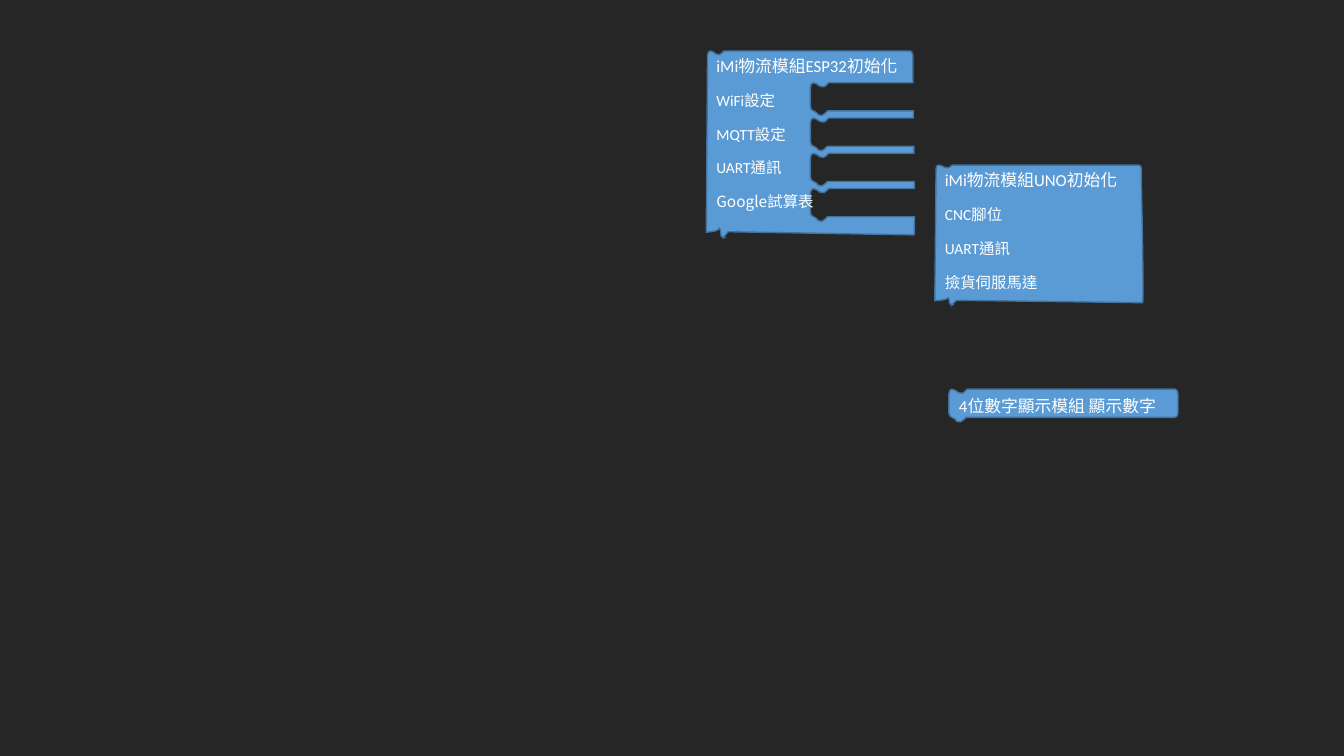
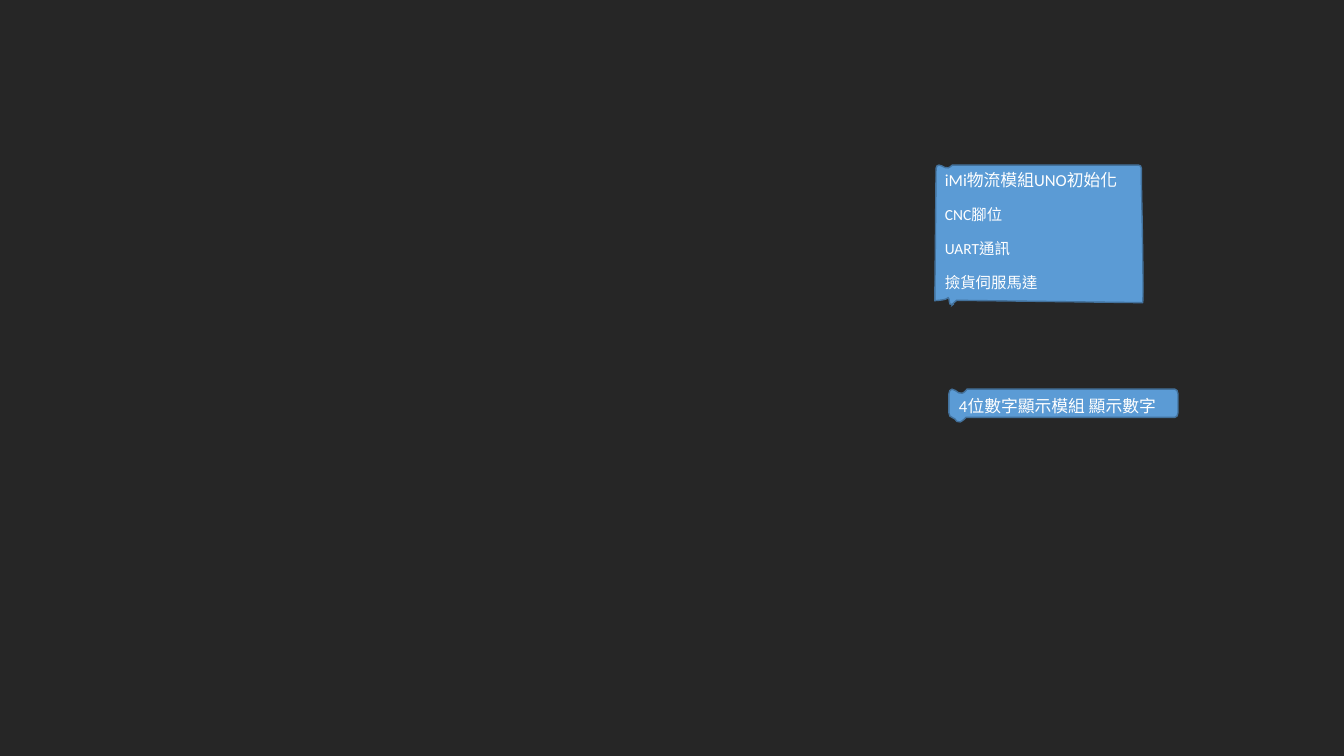
Before and after one commit to kingofamani/Arduino, a slide deck: slide 3 of tools/myCustomBlockly/iMi/block.pptx. Drawn at 1344x756 pixels with LibreOffice and Linux fonts; fonts in the diff are those of the drawing. Boxes give left, top, right and bottom in pixels: in the first picture for what was removed or moved away, otherwise in the second. Text is boxed around its words. In the diff, an @@ line names an element or a change of style, - is before the commit and + after.

Commit message:
新增：完成充電模組esp32的規畫word、積木程式碼excel

```diff
--- a/tools/myCustomBlockly/iMi/block.pptx
+++ b/tools/myCustomBlockly/iMi/block.pptx
@@ freeform shape removed at box(707, 51, 915, 239) @@
-iMi物流模組ESP32初始化
-WiFi設定
-MQTT設定
-UART通訊
-Google試算表
```
Also in this commit, not shown: 3 other files.
